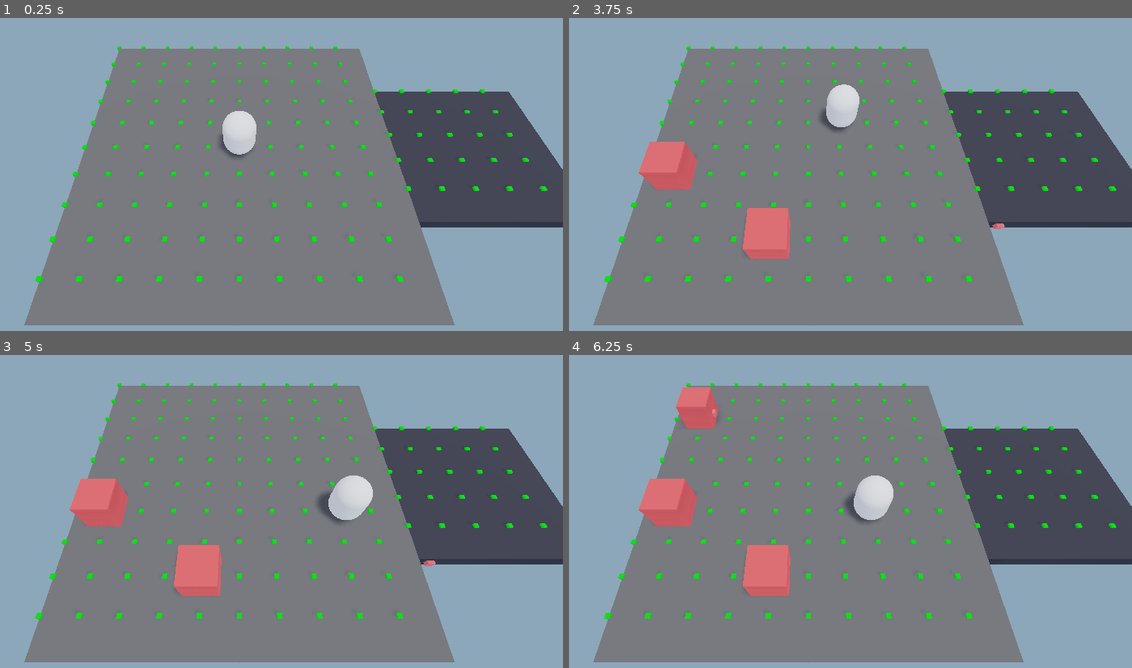
Above: before the commit, frames 1-4 (two rows, left to right).
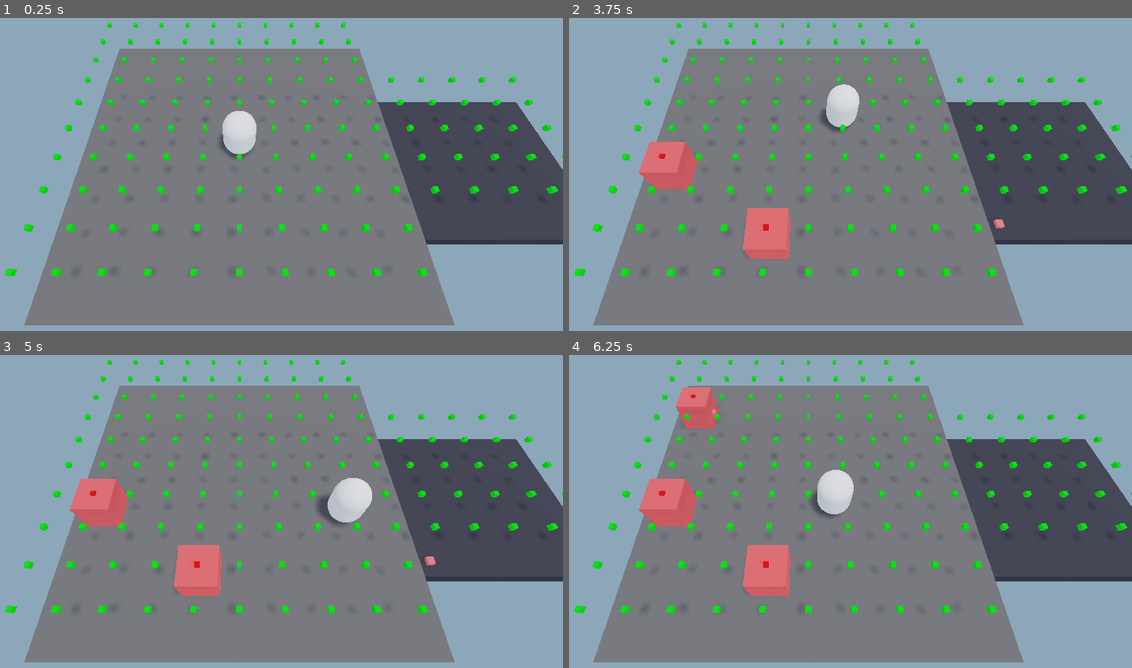
Above: after the commit, the same moments.

Repository: josephmbustamante/godot-3d-astar-tutorial
Game: Godot game, scene res://Main.tscn
Two runs of this game, one before a commit and one after it. Both use one fixed random seed, a clock stepped at 60 frames per second and the inputs below.
Inputs (mouse positions are in pixels of both pictures, inside the frame that each line leads up to):
- Up to frame 1 (0.25 s): no input
- Up to frame 2 (3.75 s): tap Enter at 0.5 s; move the mouse to (951, 149) at 0.52 s; press the mouse at (951, 149) at 0.53 s; move the mouse to (681, 187) at 1.27 s; release the mouse at (681, 187) at 1.28 s; right-click (681, 187) at 1.35 s; click (681, 187) at 1.42 s; move the mouse to (873, 86) at 2.02 s; press the mouse at (873, 86) at 2.03 s; move the mouse to (777, 246) at 2.77 s; release the mouse at (777, 246) at 2.78 s; right-click (777, 246) at 2.85 s; click (777, 246) at 2.92 s; move the mouse to (1002, 224) at 3.52 s; press the mouse at (1002, 224) at 3.53 s
- Up to frame 3 (5 s): move the mouse to (45, 448) at 4.27 s; release the mouse at (45, 448) at 4.28 s; right-click (45, 448) at 4.35 s; click (45, 448) at 4.42 s
- Up to frame 4 (6.25 s): move the mouse to (839, 505) at 5.02 s; press the mouse at (839, 505) at 5.03 s; move the mouse to (709, 411) at 5.77 s; release the mouse at (709, 411) at 5.78 s; right-click (709, 411) at 5.85 s; click (709, 411) at 5.92 s

The runs differ from the first frame. In frame 1, 5.8% of the frame differs, in the area x 0-100%, y 1-85%; in frame 2, 5.8%; in frame 3, 5.9%; in frame 4, 7.4%.

Commit message:
Add dynamic path updating when obstacles are added or removed (part 3 - finale)

Diff:
--- a/AStar.gd
+++ b/AStar.gd
@@ -4,7 +4,7 @@
 export (bool) var should_draw_cubes := false
 
 var grid_step := 2.0
-var grid_y := 0.5
+var grid_y := 2.5
 var points := {}
 var astar = AStar.new()
 
@@ -52,22 +52,14 @@
 	for point in points:
 		var pos_str = point.split(",")
 		var world_pos := Vector3(pos_str[0], pos_str[1], pos_str[2])
-		var search_coords = [-grid_step, 0, grid_step]
-		for x in search_coords:
-			for z in search_coords:
-				var search_offset = Vector3(x, 0, z)
-				if search_offset == Vector3.ZERO:
-					continue
-
-				var potential_neighbor = world_to_astar(world_pos + search_offset)
-				if points.has(potential_neighbor):
-					var current_id = points[point]
-					var neighbor_id = points[potential_neighbor]
-					if not astar.are_points_connected(current_id, neighbor_id):
-						astar.connect_points(current_id, neighbor_id)
-						if should_draw_cubes:
-							get_child(current_id).material_override = green_material
-							get_child(neighbor_id).material_override = green_material
+		var adjacent_points = _get_adjacent_points(world_pos)
+		var current_id = points[point]
+		for neighbor_id in adjacent_points:
+			if not astar.are_points_connected(current_id, neighbor_id):
+				astar.connect_points(current_id, neighbor_id)
+				if should_draw_cubes:
+					get_child(current_id).material_override = green_material
+					get_child(neighbor_id).material_override = green_material
 
 
 func _create_nav_cube(position: Vector3):
@@ -80,6 +72,59 @@
 		cube.global_transform.origin = position
 
 
+func _get_adjacent_points(world_point: Vector3) -> Array:
+	var adjacent_points = []
+	var search_coords = [-grid_step, 0, grid_step]
+	for x in search_coords:
+		for z in search_coords:
+			var search_offset = Vector3(x, 0, z)
+			if search_offset == Vector3.ZERO:
+				continue
+
+			var potential_neighbor = world_to_astar(world_point + search_offset)
+			if points.has(potential_neighbor):
+				adjacent_points.append(points[potential_neighbor])
+	return adjacent_points
+
+
+func handle_obstacle_added(obstacle: Spatial):
+	var normalized_origin = obstacle.global_transform.origin
+	normalized_origin.y = grid_y
+
+# Uncomment this line if you want to disable/enabled adjacent points
+# of an obstacle.
+#	var adjacent_points: Array = _get_adjacent_points(normalized_origin)
+	var adjacent_points: Array = []
+	var point_key = world_to_astar(normalized_origin)
+	var astar_id = points[point_key]
+	adjacent_points.append(astar_id)
+
+	for point in adjacent_points:
+		if not astar.is_point_disabled(point):
+			astar.set_point_disabled(point, true)
+			if should_draw_cubes:
+				get_child(point).material_override = red_material
+
+
+func handle_obstacle_removed(obstacle: Spatial):
+	var normalized_origin = obstacle.global_transform.origin
+	normalized_origin.y = grid_y
+
+# Uncomment this line if you want to disable/enabled adjacent points
+# of an obstacle.
+#	var adjacent_points: Array = _get_adjacent_points(normalized_origin)
+	var adjacent_points: Array = []
+	var point_key = world_to_astar(normalized_origin)
+	var astar_id = points[point_key]
+	adjacent_points.append(astar_id)
+
+	for point in adjacent_points:
+		if astar.is_point_disabled(point):
+			astar.set_point_disabled(point, false)
+			if should_draw_cubes:
+				get_child(point).material_override = green_material
+
+
 func find_path(from: Vector3, to: Vector3) -> Array:
 	var start_id = astar.get_closest_point(from)
 	var end_id = astar.get_closest_point(to)
@@ -88,6 +133,6 @@
 
 func world_to_astar(world: Vector3) -> String:
 	var x = stepify(world.x, grid_step)
-	var y = stepify(world.y, grid_step)
+	var y = grid_y
 	var z = stepify(world.z, grid_step)
 	return "%d,%d,%d" % [x, y, z]
--- a/Main.gd
+++ b/Main.gd
@@ -3,3 +3,5 @@
 
 func _ready() -> void:
 	$PlayerController.connect("obstacle_should_spawn", $ObstacleContainer, "handle_obstacle_should_spawn")
+	$ObstacleContainer.connect("obstacle_added", $AStar, "handle_obstacle_added")
+	$ObstacleContainer.connect("obstacle_removed", $AStar, "handle_obstacle_removed")
--- a/Main.tscn
+++ b/Main.tscn
@@ -47,7 +47,7 @@
 shape = SubResource( 3 )
 
 [node name="Ground2" type="StaticBody" parent="." groups=["pathable"]]
-transform = Transform( 5, 0, 0, 0, 0.5, 0, 0, 0, 5, 15, 0, 0 )
+transform = Transform( 5, 0, 0, 0, 0.5, 0, 0, 0, 5, 15, 0, 1 )
 
 [node name="MeshInstance" type="MeshInstance" parent="Ground2"]
 mesh = SubResource( 1 )
--- a/ObstacleContainer.gd
+++ b/ObstacleContainer.gd
@@ -2,15 +2,20 @@
 
 
 const OBSTACLE = preload("res://Obstacle.tscn")
+
+signal obstacle_added(obstacle)
+signal obstacle_removed(obstacle)
 
 
 func create_obstacle(location: Vector3):
 	var obstacle_instance = OBSTACLE.instance()
 	add_child(obstacle_instance)
 	obstacle_instance.global_transform.origin = location
+	emit_signal("obstacle_added", obstacle_instance)
 
 
 func delete_obstacle(obstacle: StaticBody):
+	emit_signal("obstacle_removed", obstacle)
 	obstacle.queue_free()
 
 
